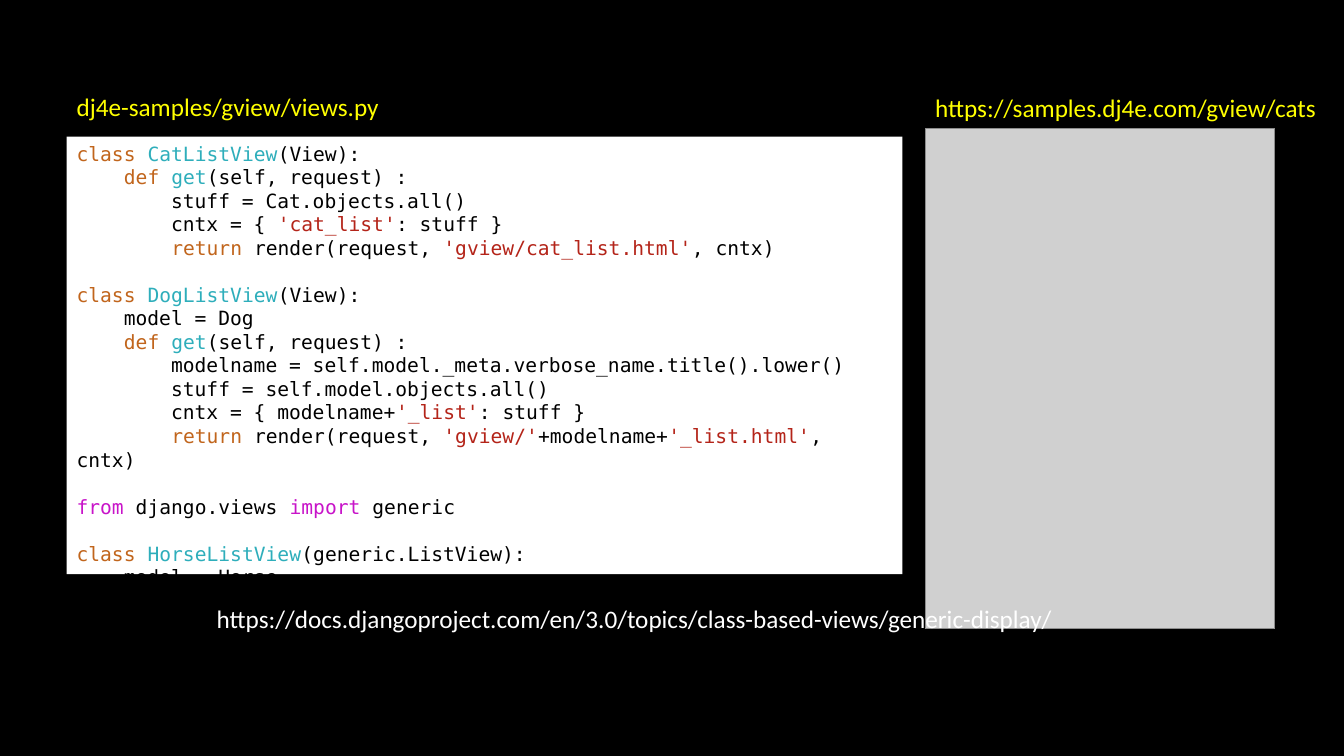
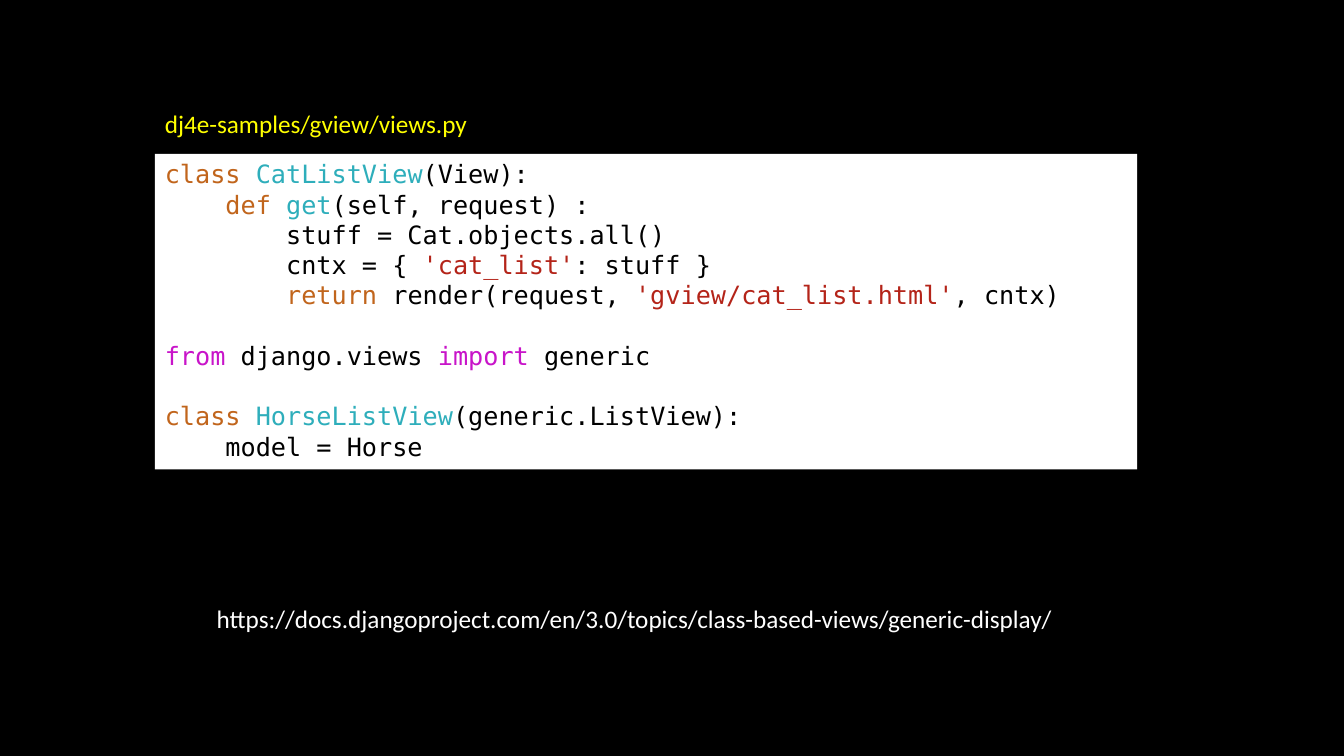
Before and after one commit to csev/dj4e, a slide deck: slide 13 of lectures/DJ-07-Views-Generic.pptx (slide 12 before the commit). Drawn at 1344x756 pixels with LibreOffice and Linux fonts; fonts in the diff are those of the drawing; grey boxes stand for pictures. Boxes give left, top, right and bottom in pixels: in the first picture for what was removed or moved away, otherwise in the second. Text is boxed around its words. In the diff, an @@ line names an element or a change of style, - is before the commit and + after.

```diff
--- a/lectures/DJ-07-Views-Generic.pptx
+++ b/lectures/DJ-07-Views-Generic.pptx
@@ text "dj4e-samples/gview/views.py": place and size @@
-text "dj4e-samples/gview/views.py" at (77,98,379,121)
+text "dj4e-samples/gview/views.py" at (165,115,467,138)
@@ text removed at (935,99,1316,122) @@
-https://samples.dj4e.com/gview/cats
@@ picture removed at (926,128,1275,628) @@
@@ rectangle "class CatListView(View):": place and size @@
-rectangle "class CatListView(View):" at (67,136,902,574)
+rectangle "class CatListView(View):" at (155,154,1137,470)
@@ rectangle "class CatListView(View):" at (155,154,1137,470): size 14 to 18 pt @@
@@ text in rectangle at (77,287,844,470): paragraphs removed @@
-class DogListView(View):
-model = Dog
-def get(self, request) :
-modelname = self.model._meta.verbose_name.title().lower()
-stuff = self.model.objects.all()
-cntx = { modelname+'_list': stuff }
-return render(request, 'gview/'+modelname+'_list.html', cntx)
```
Also in this commit, not shown: 4 other slides changed, 1 slide removed, 2 other files.
